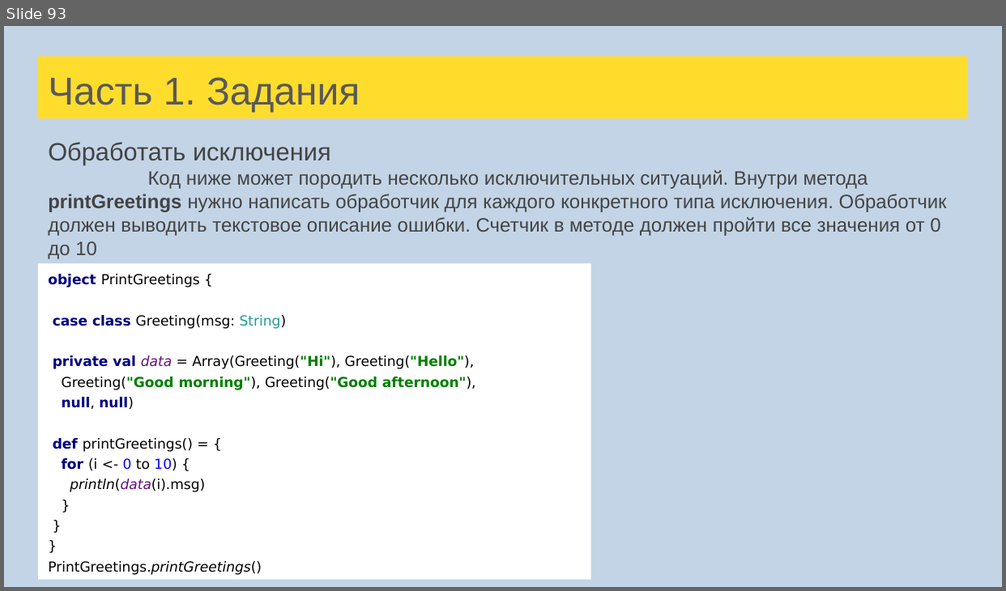
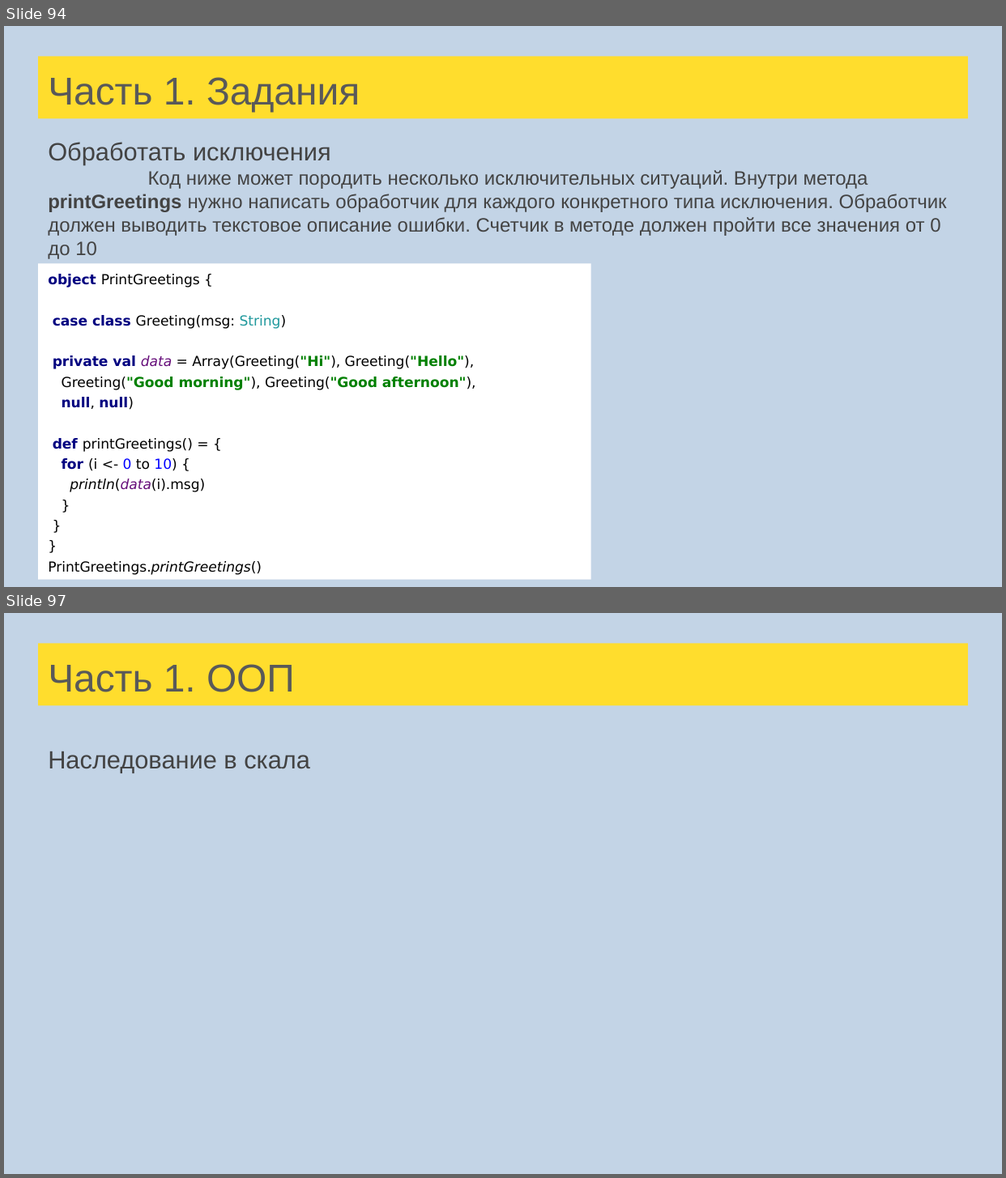
Before and after one commit to tralfamadore/ScalaLectures, a slide deck: src/main/resources/Лекции Scala для FinTech.pptx. Shown one above the other, each under a label of ours: slide 93 before the commit, slides 94 and 97 after it; the slides between them are not shown. The pictures are 1006x591 and 1006x1178 pixels, drawn with LibreOffice and Linux fonts; fonts in the diff are those of the drawing. Boxes give left, top, right and bottom in pixels: in the first picture for what was removed or moved away, otherwise in the second. Text is boxed around its words. In the diff, an @@ line names an element or a change of style, - is before the commit and + after.

```diff
--- a/src/main/resources/Лекции Scala для FinTech.pptx
+++ b/src/main/resources/Лекции Scala для FinTech.pptx
@@ slide 97 added at <box>4,613,1002,1174</box>, background #C3D4E6 @@
@@ title added at <box>38,643,968,706</box>, fill #FFDD2D, 28 pt, text #595959 @@
+Часть 1. ООП
@@ text added at <box>48,752,310,773</box>, 18 pt, text #434343 @@
+Наследование в скала
@@ what was slide 93 is now slide 94 @@
```
Also in this commit, not shown: 4 slides changed, 4 other slides added, 1 other file.
